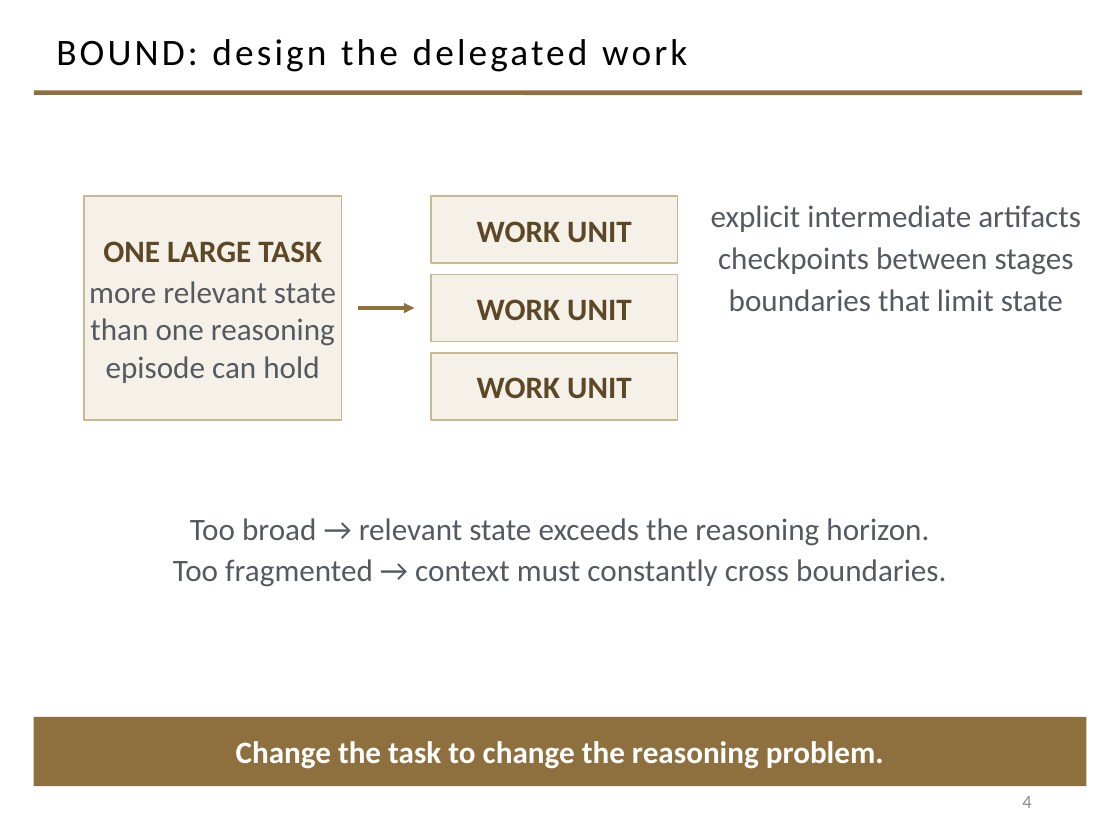
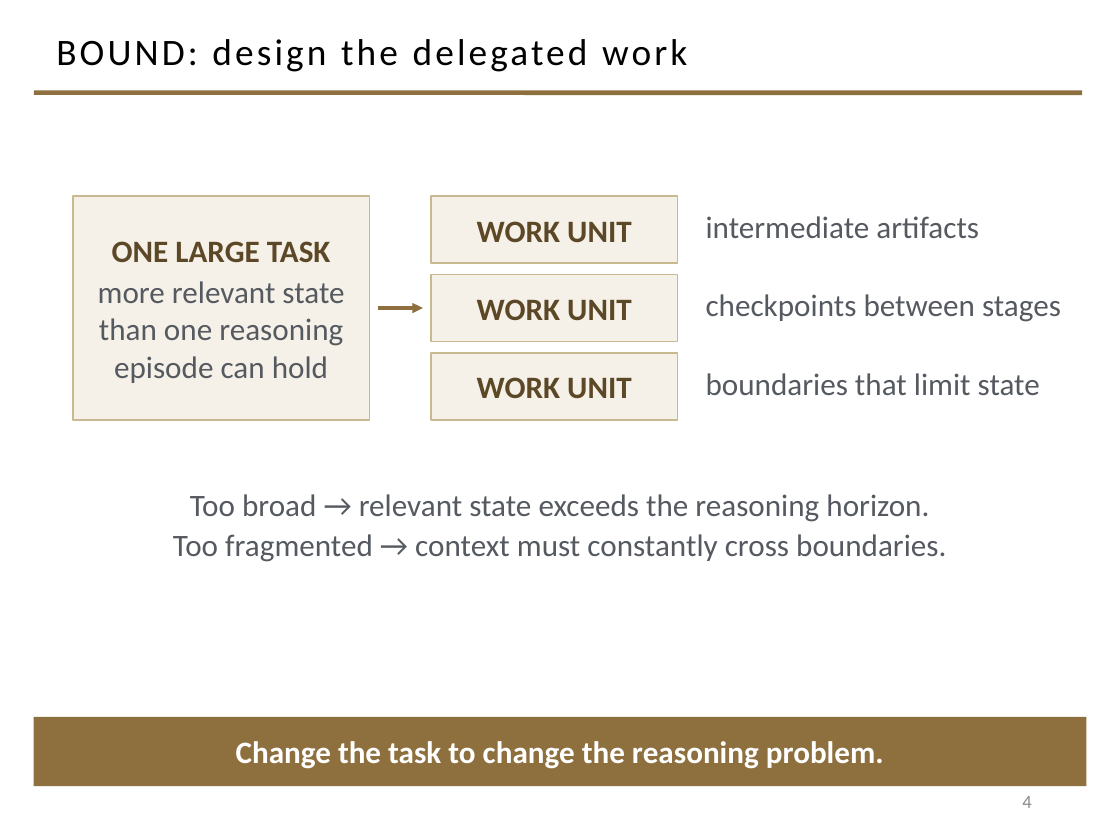
Before and after one commit to davisjam/model-based-agentic-software-engineering, a slide deck: slide 4 of course/lectures/act-2-building-systems-and-governing-changes/01-agent-levers/2-1-Agents.pptx. Drawn at 1120x840 pixels with LibreOffice and Linux fonts; fonts in the diff are those of the drawing; background and template pictures are left out. Boxes give left, top, right and bottom in pixels: in the first picture for what was removed or moved away, otherwise in the second. Text is boxed around its words. In the diff, an @@ line names an element or a change of style, - is before the commit and + after.

```diff
--- a/course/lectures/act-2-building-systems-and-governing-changes/01-agent-levers/2-1-Agents.pptx
+++ b/course/lectures/act-2-building-systems-and-governing-changes/01-agent-levers/2-1-Agents.pptx
@@ rectangle "ONE LARGE TASK": place and size @@
-rectangle "ONE LARGE TASK" at [84,196,342,420]
+rectangle "ONE LARGE TASK" at [73,196,370,420]
@@ text at [711,205,1081,275]: paragraphs removed @@
-explicit intermediate artifacts
-checkpoints between stages
@@ text added at [706,216,979,238], 20 pt, text #555960 @@
+intermediate artifacts
@@ text added at [706,294,1061,322], 20 pt, text #555960 @@
+checkpoints between stages
@@ arrow moved from (358, 308) - (414, 308) to (379, 308) - (422, 308) @@
@@ text "boundaries that limit state": place and size @@
-text "boundaries that limit state" at [711,205,1081,311]
+text "boundaries that limit state" at [706,373,1040,395]
@@ text "boundaries that limit state" at [706,373,1040,395]: alignment centre to left; less space between paragraphs @@
@@ text "Too broad → relevant state ...": place and size @@
-text "Too broad → relevant state ..." at [173,518,946,587]
+text "Too broad → relevant state ..." at [173,494,946,562]
```
Also in this commit, not shown: 8 other slides changed.
